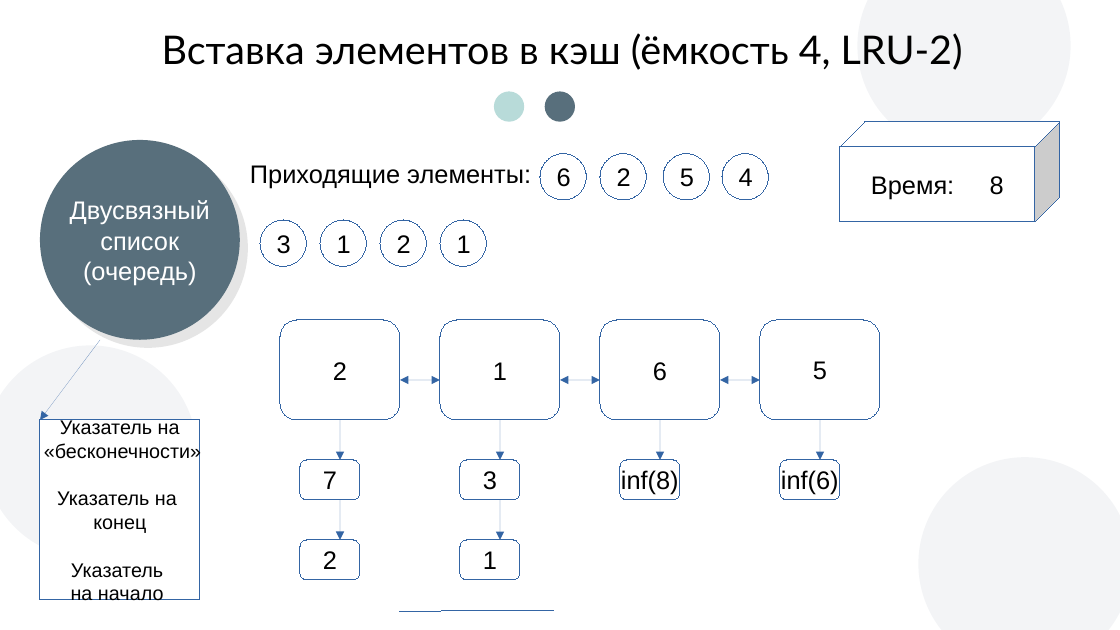
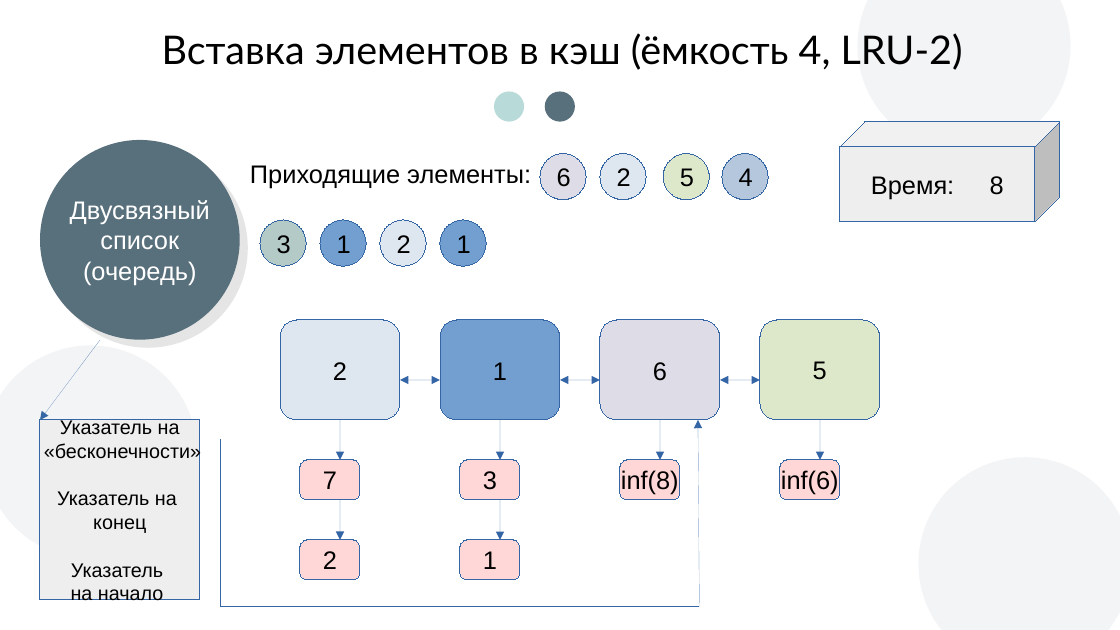
Before and after one commit to andreyStrachuk/LRU-K, a slide deck: slide 21 of Theory/Презентация LRU-K.pptx. Drawn at 1120x630 pixels with LibreOffice and Linux fonts; fonts in the diff are those of the drawing; background and template pictures are left out. Boxes give left, top, right and bottom in pixels: in the first picture for what was removed or moved away, otherwise in the second. Text is boxed around its words. In the diff, an @@ line names an element or a change of style, - is before the commit and + after.

Commit message:
add colors

```diff
--- a/Theory/Презентация LRU-K.pptx
+++ b/Theory/Презентация LRU-K.pptx
@@ cube "Время: 8" at bbox=[841, 122, 1060, 222]: fill #FFFFFF to #EEEEEE @@
@@ ellipse "6" at bbox=[540, 153, 585, 199]: fill #FFFFFF to #DEDCE6 @@
@@ ellipse "2" at bbox=[601, 153, 646, 199]: fill #FFFFFF to #DEE6EF @@
@@ ellipse "5" at bbox=[664, 153, 709, 199]: fill #FFFFFF to #DDE8CB @@
@@ ellipse "4" at bbox=[723, 153, 768, 199]: fill #FFFFFF to #B4C7DC @@
@@ ellipse "3" at bbox=[260, 221, 306, 266]: fill #FFFFFF to #B3CAC7 @@
@@ ellipse "1" at bbox=[320, 221, 366, 266]: fill #FFFFFF to #729FCF @@
@@ ellipse "2" at bbox=[380, 221, 426, 266]: fill #FFFFFF to #DEE6EF @@
@@ ellipse "1" at bbox=[440, 221, 486, 266]: fill #FFFFFF to #729FCF @@
@@ freeform shape "2" at bbox=[281, 320, 400, 420]: fill #FFFFFF to #DEE6EF; outline redrawn @@
@@ freeform shape "1" at bbox=[440, 320, 560, 420]: fill #FFFFFF to #729FCF; outline redrawn @@
@@ freeform shape "6" at bbox=[601, 320, 721, 420]: fill #FFFFFF to #DEDCE6; outline redrawn @@
@@ freeform shape "5" at bbox=[760, 320, 880, 420]: fill #FFFFFF to #DDE8CB; outline redrawn @@
@@ rectangle "Указатель на" at bbox=[40, 420, 199, 600]: fill #FFFFFF to #EEEEEE @@
@@ line added from (221, 607) to (221, 440), #3465A4 0 pt @@
@@ arrow added from (699, 607) to (698, 420), #3465A4 0 pt @@
@@ fill #FFFFFF to #FFD7D7; outline redrawn in 6 elements at bbox=[300, 460, 360, 500], bbox=[460, 460, 520, 500], bbox=[300, 540, 360, 579], bbox=[620, 460, 680, 500], bbox=[781, 460, 841, 500], bbox=[460, 540, 520, 579] @@
@@ freeform shape added at bbox=[221, 607, 699, 607], outline #3465A4 0 pt @@
@@ line removed from (400, 611) to (553, 611) @@
```
Also in this commit, not shown: 26 other slides changed.
